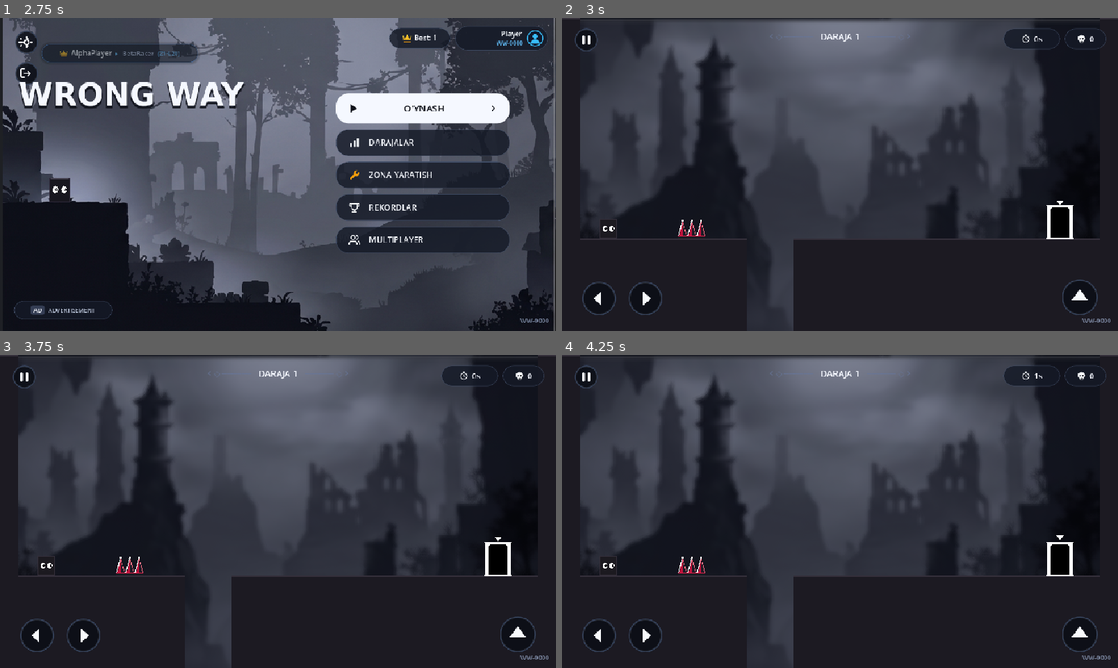
Above: before the commit, frames 1-4 (two rows, left to right).
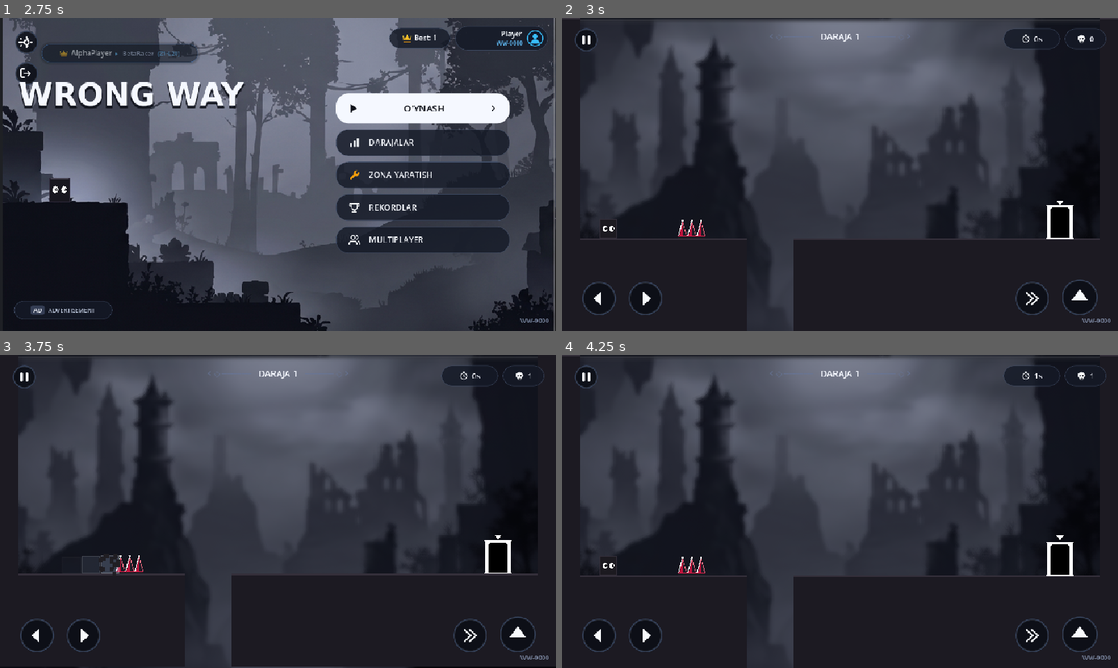
Above: after the commit, the same moments.

Repository: asror-vip/wrong-way
Game: Godot game, scene res://scenes/main/splash_screen.tscn
Two runs of this game, one before a commit and one after it. Both use one fixed random seed, a clock stepped at 60 frames per second and the inputs below. Sound files missing from this copy of the repository are replaced by a short silence.
Inputs (mouse positions are in pixels of both pictures, inside the frame that each line leads up to):
- Up to frame 1 (2.75 s): tap Enter at 0.5 s; move the mouse to (400, 158) at 0.52 s; hold Right (move_right) 0.53-1.25 s; hold Up (jump) 0.53-1.25 s; tap Shift (dash, bound only after the commit) at 0.6 s; click (400, 158) at 0.67 s; click "WW-0000" at 1.25 s; drag from (166, 190) to (250, 237) at 2.02 s
- Up to frame 2 (3 s): click (984, 108) at 2.75 s
- Up to frame 3 (3.75 s): click (472, 636) at 3.52 s
- Up to frame 4 (4.25 s): no input

Frame 1 is identical in both runs. In frame 2, 0.1% of the frame differs, in the area x 81-88%, y 84-95%; in frame 3, 0.8%, in the area x 3-99%, y 5-100%; in frame 4, 0.1%.

Commit message:
feat(player): add Genshin-style single-press Shift dash burst and safeguard local level loading

Diff:
--- a/project.godot
+++ b/project.godot
@@ -57,6 +57,12 @@
 , Object(InputEventKey,"resource_local_to_scene":false,"resource_name":"","device":-1,"window_id":0,"alt_pressed":false …(182 unchanged characters)…
 ]
 }
+dash={
+"deadzone": 0.5,
+"events": [Object(InputEventKey,"resource_local_to_scene":false,"resource_name":"","device":-1,"window_id":0,"alt_pressed":false,"shift_pressed":false,"ctrl_pressed":false,"meta_pressed":false,"pressed":false,"keycode":4194325,"physical_keycode":0,"key_label":0,"unicode":0,"location":0,"echo":false,"script":null)
+, Object(InputEventKey,"resource_local_to_scene":false,"resource_name":"","device":-1,"window_id":0,"alt_pressed":false,"shift_pressed":false,"ctrl_pressed":false,"meta_pressed":false,"pressed":false,"keycode":74,"physical_keycode":0,"key_label":0,"unicode":106,"location":0,"echo":false,"script":null)
+]
+}
 restart={
 "deadzone": 0.5,
 "events": [Object(InputEventKey,"resource_local_to_scene":false,"resource_name":"","device":-1,"window_id":0,"alt_press …(192 unchanged characters)…
--- a/scenes/game/game_hud.tscn
+++ b/scenes/game/game_hud.tscn
@@ -182,6 +182,20 @@
 theme_override_styles/focus = ExtResource("3_focus")
 action_mode = 0
 
+[node name="DashBtn" type="Button" parent="TouchControls"]
+custom_minimum_size = Vector2(64, 64)
+layout_mode = 0
+offset_left = 780.0
+offset_top = 452.0
+offset_right = 844.0
+offset_bottom = 516.0
+focus_mode = 0
+theme_override_styles/normal = ExtResource("3_focus")
+theme_override_styles/hover = ExtResource("3_focus")
+theme_override_styles/pressed = ExtResource("3_focus")
+theme_override_styles/focus = ExtResource("3_focus")
+action_mode = 0
+
 [node name="JumpBtn" type="Button" parent="TouchControls"]
 custom_minimum_size = Vector2(68, 68)
 layout_mode = 0
--- a/scripts/core/icon_factory.gd
+++ b/scripts/core/icon_factory.gd
@@ -272,6 +272,13 @@
 		<circle cx="34" cy="34" r="30" fill="#0c1018" fill-opacity="0.80" stroke="#36435c" stroke-width="1.8"/>
 		<circle cx="34" cy="34" r="28.5" fill="none" stroke="#ffffff" stroke-width="0.8" stroke-opacity="0.12"/>
 		<polygon points="34,20 48,39 20,39" fill="#f8fafc"/>
+	</svg>""",
+
+	"circle_btn_dash": """<svg xmlns="http://www.w3.org/2000/svg" viewBox="0 0 64 64" width="64" height="64">
+		<circle cx="32" cy="33.5" r="28" fill="#000000" opacity="0.38"/>
+		<circle cx="32" cy="32" r="28" fill="#0c1018" fill-opacity="0.80" stroke="#36435c" stroke-width="1.8"/>
+		<circle cx="32" cy="32" r="26.5" fill="none" stroke="#ffffff" stroke-width="0.8" stroke-opacity="0.12"/>
+		<path d="M22 22l11 10-11 10m9-20l11 10-11 10" fill="none" stroke="#f8fafc" stroke-width="2.8" stroke-linecap="round" stroke-linejoin="round"/>
 	</svg>""",
 
 	"circle_btn_pause": """<svg xmlns="http://www.w3.org/2000/svg" viewBox="0 0 44 44" width="44" height="44">
--- a/scripts/core/level_database.gd
+++ b/scripts/core/level_database.gd
@@ -33,15 +33,18 @@
 			if parsed is Array:
 				_populate_cache(parsed)
 
-	# 2. Agar user keshida to'liqroq ma'lumot bo'lsa (faqat kamida shuncha bo'lsa)
+	# 2. Agar user keshida to'liqroq ma'lumot bo'lsa (faqat kamida 40 ta bo'lsa)
 	if FileAccess.file_exists(CACHE_FILE_PATH):
 		var u_file := FileAccess.open(CACHE_FILE_PATH, FileAccess.READ)
 		if u_file:
 			var u_text := u_file.get_as_text()
 			u_file.close()
 			var u_parsed = JSON.parse_string(u_text)
-			if u_parsed is Array and u_parsed.size() >= _levels_cache.size():
+			if u_parsed is Array and u_parsed.size() >= 40:
 				_populate_cache(u_parsed)
+			else:
+				# Eski 20 talik keshni butunlay tozalab tashlaymiz
+				DirAccess.remove_absolute(CACHE_FILE_PATH)
 
 	is_loaded = true
 	print("LevelDatabase: %d ta daraja muvaffaqiyatli yuklandi!" % _levels_cache.size())
@@ -77,7 +80,8 @@
 	if response_code == 200:
 		var json_str := body.get_string_from_utf8()
 		var parsed = JSON.parse_string(json_str)
-		if parsed is Array and parsed.size() >= _levels_cache.size():
+		# Faqatgina Supabase'da kamida 40 ta to'liq daraja bo'lgandagina keshlaymiz
+		if parsed is Array and parsed.size() >= 40:
 			_populate_cache(parsed)
 			# Keshga saqlash
 			var save_file := FileAccess.open(CACHE_FILE_PATH, FileAccess.WRITE)
@@ -86,6 +90,8 @@
 				save_file.close()
 			print("LevelDatabase: Supabase'dan %d ta daraja yangilandi va keshlandi!" % parsed.size())
 			levels_synced_from_cloud.emit(parsed.size())
+		else:
+			print("LevelDatabase: Supabase'dagi darajalar soni kam (%d < 40), lokal 40 ta daraja saqlab qolindi." % (parsed.size() if parsed is Array else 0))
 	else:
 		print("LevelDatabase: Supabase sinxronizatsiyasi o'tkazib yuborildi (Offline/Status: %d)" % response_code)
 
--- a/scripts/core/sound_manager.gd
+++ b/scripts/core/sound_manager.gd
@@ -115,6 +115,7 @@
 func _create_procedural_sounds() -> void:
 	players["click"] = _create_player(_generate_tone(450.0, 800.0, 0.04, "sine", 0.08))
 	players["jump"] = _create_player(_generate_tone(240.0, 650.0, 0.14, "square", 0.09))
+	players["dash"] = _create_player(_generate_tone(580.0, 220.0, 0.12, "sine", 0.14))
 	players["die"] = _create_player(_generate_tone(360.0, 60.0, 0.28, "sawtooth", 0.16))
 	players["trap"] = _create_player(_generate_tone(440.0, 130.0, 0.15, "triangle", 0.14))
 	players["win"] = _create_player(_generate_win_chord())
@@ -137,6 +138,7 @@
 
 func play_click() -> void: play("click")
 func play_jump() -> void: play("jump")
+func play_dash() -> void: play("dash")
 func play_die() -> void: play("die")
 func play_trap() -> void: play("trap")
 func play_win() -> void: play("win")
--- /dev/null
+++ b/scripts/player/dash_ghost.gd
@@ -0,0 +1,16 @@
+extends Node2D
+
+var lifetime: float = 0.20
+
+func _ready() -> void:
+	var tw := create_tween()
+	tw.tween_property(self, "modulate:a", 0.0, lifetime).set_trans(Tween.TRANS_QUAD).set_ease(Tween.EASE_OUT)
+	tw.tween_callback(queue_free)
+
+func _draw() -> void:
+	var w: float = 28.0
+	var h: float = 32.0
+	var rect := Rect2(-w / 2.0, -h, w, h)
+	# Oq/havorang shaffof sharpashimon qoldiq (afterimage ghost)
+	draw_rect(rect, Color(0.75, 0.85, 1.0, 0.38), true)
+	draw_rect(rect, Color(1.0, 1.0, 1.0, 0.55), false, 1.2)
--- a/scripts/player/player_controller.gd
+++ b/scripts/player/player_controller.gd
@@ -6,6 +6,9 @@
 signal entered_exit
 
 const SPEED: float = 320.0
+const DASH_SPEED: float = 660.0
+const DASH_DURATION: float = 0.16
+const DASH_COOLDOWN: float = 0.40
 const JUMP_VELOCITY: float = -560.0
 const GRAVITY: float = 1450.0
 const MAX_SHORT_JUMP_FALL: float = -280.0
@@ -20,12 +23,24 @@
 var is_invulnerable: bool = false
 var invulnerable_timer: float = 0.0
 
+# Genshin Impact uslubidagi bir martalik Dash (Shift) holati
+var is_dashing: bool = false
+var dash_timer: float = 0.0
+var dash_cooldown_timer: float = 0.0
+var dash_dir: float = 1.0
+var ghost_trail_timer: float = 0.0
+
 @onready var visual: Node2D = $Visual
 @onready var collision_shape: CollisionShape2D = $CollisionShape2D
 
 func _ready() -> void:
 	add_to_group("player")
 	spawn_position = global_position
+	if not InputMap.has_action("dash"):
+		InputMap.add_action("dash")
+		var ev := InputEventKey.new()
+		ev.keycode = KEY_SHIFT
+		InputMap.action_add_event("dash", ev)
 
 func _physics_process(delta: float) -> void:
 	if is_dead or is_entering_door:
@@ -35,6 +50,19 @@
 		invulnerable_timer -= delta
 		if invulnerable_timer <= 0.0:
 			is_invulnerable = false
+
+	# Dash taymerlari va sharpali qoldiq (ghost afterimage)
+	if dash_cooldown_timer > 0.0:
+		dash_cooldown_timer -= delta
+
+	if is_dashing:
+		dash_timer -= delta
+		ghost_trail_timer -= delta
+		if ghost_trail_timer <= 0.0:
+			ghost_trail_timer = 0.038
+			_spawn_dash_ghost()
+		if dash_timer <= 0.0:
+			is_dashing = false
 
 	# Coyote Time & Jump Buffer
 	if is_on_floor():
@@ -49,7 +77,29 @@
 	var move_dir := Input.get_axis("move_left", "move_right")
 	if controls_inverted:
 		move_dir = -move_dir
-	if move_dir != 0:
+
+	# Dash faollashtirish (Faqat bir marta bosilganda - Genshin Impact uslubida)
+	# QAT'IY QOIDA: is_action_just_pressed ishlatiladi, shuning uchun Shift bosib turilsa tez yururmaydi!
+	if Input.is_action_just_pressed("dash") and not is_dashing and dash_cooldown_timer <= 0.0:
+		var target_dir := move_dir
+		if target_dir == 0.0:
+			target_dir = float(facing)
+		dash_dir = target_dir
+		is_dashing = true
+		dash_timer = DASH_DURATION
+		dash_cooldown_timer = DASH_COOLDOWN
+		ghost_trail_timer = 0.0
+		_spawn_dash_ghost()
+		if visual:
+			visual.scale = Vector2(1.38, 0.72)
+		if is_inside_tree():
+			var sm = get_node_or_null("/root/SoundManager")
+			if sm and sm.has_method("play"):
+				sm.play("dash")
+
+	if is_dashing:
+		velocity.x = dash_dir * DASH_SPEED
+	elif move_dir != 0:
 		facing = signi(int(move_dir))
 		velocity.x = move_dir * SPEED
 	else:
@@ -65,9 +115,10 @@
 		jump_buffer = 0.0
 		if visual:
 			visual.scale = Vector2(0.75, 1.35)
-		var sm = get_node_or_null("/root/SoundManager")
-		if sm and sm.has_method("play"):
-			sm.play("jump")
+		if is_inside_tree():
+			var sm = get_node_or_null("/root/SoundManager")
+			if sm and sm.has_method("play"):
+				sm.play("jump")
 
 	# Sakrash tugmasi erta qo'yib yuborilganda pastga tortish
 	if Input.is_action_just_released("jump") and velocity.y < MAX_SHORT_JUMP_FALL:
@@ -90,13 +141,17 @@
 	if is_dead or is_entering_door or is_invulnerable:
 		return
 	is_dead = true
+	is_dashing = false
+	dash_timer = 0.0
+	dash_cooldown_timer = 0.0
 	velocity = Vector2.ZERO
-	var sm = get_node_or_null("/root/SoundManager")
-	if sm and sm.has_method("play"):
-		sm.play("die")
-	var gm = get_node_or_null("/root/GameManager")
-	if gm and gm.has_method("record_death"):
-		gm.record_death()
+	if is_inside_tree():
+		var sm = get_node_or_null("/root/SoundManager")
+		if sm and sm.has_method("play"):
+			sm.play("die")
+		var gm = get_node_or_null("/root/GameManager")
+		if gm and gm.has_method("record_death"):
+			gm.record_death()
 	died.emit()
 
 	visible = false
@@ -119,6 +174,9 @@
 	global_position = at_position
 	velocity = Vector2.ZERO
 	is_dead = false
+	is_dashing = false
+	dash_timer = 0.0
+	dash_cooldown_timer = 0.0
 	is_entering_door = false
 	controls_inverted = false
 	is_invulnerable = true
@@ -156,3 +214,13 @@
 		var p: CPUParticles2D = p_scene.instantiate()
 		p.global_position = global_position - Vector2(0, 16)
 		get_parent().add_child(p)
+
+func _spawn_dash_ghost() -> void:
+	if not is_inside_tree() or not get_parent():
+		return
+	var ghost := Node2D.new()
+	ghost.global_position = global_position
+	if visual:
+		ghost.scale = visual.scale
+	ghost.set_script(load("res://scripts/player/dash_ghost.gd"))
+	get_parent().add_child(ghost)
--- a/scripts/ui/game_hud.gd
+++ b/scripts/ui/game_hud.gd
@@ -12,6 +12,7 @@
 
 @onready var left_btn: Button = get_node_or_null("TouchControls/LeftBtn")
 @onready var right_btn: Button = get_node_or_null("TouchControls/RightBtn")
+@onready var dash_btn: Button = get_node_or_null("TouchControls/DashBtn")
 @onready var jump_btn: Button = get_node_or_null("TouchControls/JumpBtn")
 
 var current_deaths: int = 0
@@ -28,20 +29,24 @@
 
 	if left_btn: _setup_touch_btn(left_btn, "move_left")
 	if right_btn: _setup_touch_btn(right_btn, "move_right")
+	if dash_btn: _setup_touch_btn(dash_btn, "dash")
 	if jump_btn: _setup_touch_btn(jump_btn, "jump")
 
 func _apply_custom_touch_layout() -> void:
 	var sm = get_node_or_null("/root/SaveManager")
 	var def_left = Vector2(32, 452)
 	var def_right = Vector2(112, 452)
+	var def_dash = Vector2(780, 452)
 	var def_jump = Vector2(860, 448)
 	if sm:
 		if left_btn: left_btn.position = sm.get_touch_pos("left", def_left)
 		if right_btn: right_btn.position = sm.get_touch_pos("right", def_right)
+		if dash_btn: dash_btn.position = sm.get_touch_pos("dash", def_dash)
 		if jump_btn: jump_btn.position = sm.get_touch_pos("jump", def_jump)
 	else:
 		if left_btn: left_btn.position = def_left
 		if right_btn: right_btn.position = def_right
+		if dash_btn: dash_btn.position = def_dash
 		if jump_btn: jump_btn.position = def_jump
 
 func _process(_delta: float) -> void:
@@ -69,6 +74,10 @@
 		right_btn.icon = IconFactory.get_icon("circle_btn_right", 1.0)
 		right_btn.icon_alignment = HORIZONTAL_ALIGNMENT_CENTER
 		right_btn.vertical_icon_alignment = VERTICAL_ALIGNMENT_CENTER
+	if dash_btn:
+		dash_btn.icon = IconFactory.get_icon("circle_btn_dash", 1.0)
+		dash_btn.icon_alignment = HORIZONTAL_ALIGNMENT_CENTER
+		dash_btn.vertical_icon_alignment = VERTICAL_ALIGNMENT_CENTER
 	if jump_btn:
 		jump_btn.icon = IconFactory.get_icon("circle_btn_jump", 1.0)
 		jump_btn.icon_alignment = HORIZONTAL_ALIGNMENT_CENTER
--- /dev/null
+++ b/tests/test_player_dash.gd
@@ -0,0 +1,47 @@
+extends SceneTree
+
+func _init():
+	print("========================================")
+	print("TESTING GENSHIN IMPACT STYLE DASH BURST")
+	print("========================================")
+
+	var player_scene = load("res://scenes/player/player.tscn")
+	var player: PlayerController = player_scene.instantiate()
+	root.add_child(player)
+
+	assert(player.DASH_SPEED > player.SPEED, "Dash speed must be significantly faster than normal speed")
+	print("Player normal speed: ", player.SPEED, " | Dash speed: ", player.DASH_SPEED)
+	print("Dash duration: ", player.DASH_DURATION, "s | Cooldown: ", player.DASH_COOLDOWN, "s")
+
+	# 1. Simulating initial standing still: facing right (1)
+	player.facing = 1
+	player.dash_cooldown_timer = 0.0
+	player.is_dashing = false
+
+	# Simulate action just pressed:
+	Input.action_press("dash")
+
+	# Simulate physics process
+	player._physics_process(0.016)
+
+	print("Is dashing after press: ", player.is_dashing)
+	print("Player velocity.x during dash: ", player.velocity.x)
+	assert(player.is_dashing == true, "Player should be dashing after Shift press")
+	assert(abs(player.velocity.x - player.DASH_SPEED) < 0.1, "Velocity should equal DASH_SPEED")
+
+	# 2. Advance time past dash duration while HOLDING dash down
+	# In Godot, holding the action keeps action_press active, so is_action_just_pressed is FALSE!
+	for i in range(15): # 15 * 0.016 = 0.24s > 0.16s
+		player._physics_process(0.016)
+
+	print("Is dashing after duration elapsed (with key held): ", player.is_dashing)
+	print("Player velocity.x after dash expired: ", player.velocity.x)
+	assert(player.is_dashing == false, "Dash MUST expire and not continue even if held!")
+	assert(player.velocity.x == 0.0 or abs(player.velocity.x) <= player.SPEED, "Speed must return to normal, not dash speed!")
+
+	# Release action
+	Input.action_release("dash")
+
+	print("\nALL DASH TESTS PASSED SUCCESSFULLY!")
+	print("========================================")
+	quit(0)
